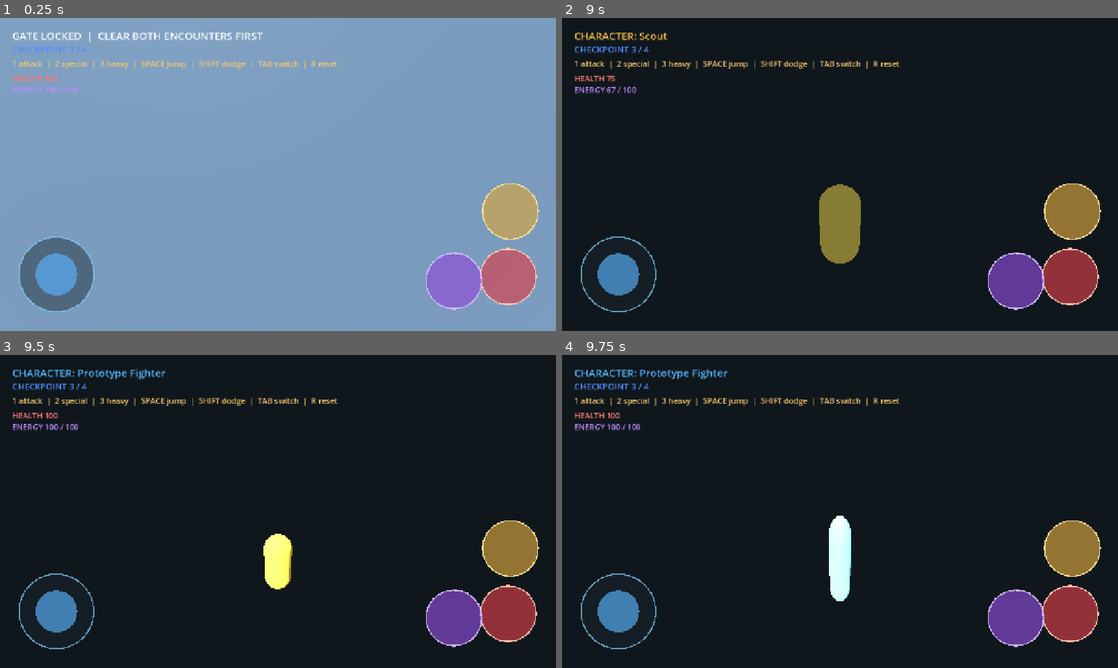
Above: before the commit, frames 1-4 (two rows, left to right).
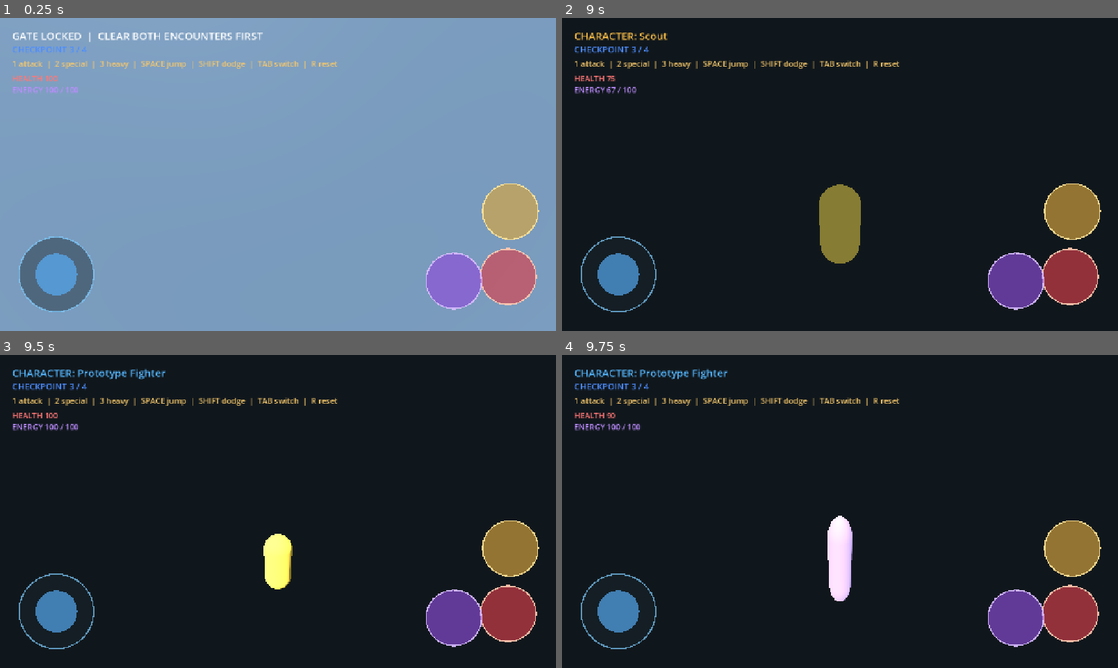
Above: after the commit, the same moments.

Repository: DJ5harma/hellscape
Game: Godot game, scene res://main.tscn
Two runs of this game, one before a commit and one after it. Both use one fixed random seed, a clock stepped at 60 frames per second and the inputs below.
Inputs (mouse positions are in pixels of both pictures, inside the frame that each line leads up to):
- Up to frame 1 (0.25 s): no input
- Up to frame 2 (9 s): tap Enter at 0.5 s; move the mouse to (867, 174) at 0.52 s; hold Up (ui_up) 0.53-5.78 s; tap Tab at 0.6, 1.35, 2.3, 3.05, 3.8, 4.55, 5.3, 5.85, 6.6, 7.55, 8.3 s; tap Space at 0.77, 1.52, 3.02, 3.77, 4.52, 6.02, 6.77, 7.52 s; move the mouse to (812, 174) at 1.27 s; move the mouse to (851, 168) at 2.02 s; tap 1 at 2.1, 7.35 s; move the mouse to (834, 180) at 2.77 s; tap 2 at 2.85, 8.1 s; move the mouse to (878, 177) at 3.52 s; tap 3 at 3.6, 8.85 s; move the mouse to (795, 171) at 4.27 s; tap Shift at 4.35 s; move the mouse to (845, 174) at 5.02 s; tap R at 5.1 s; move the mouse to (817, 168) at 5.77 s; hold Right (ui_right) 5.78-6.53 s; move the mouse to (867, 174) at 6.52 s; hold Up (ui_up) 6.53-8.78 s; move the mouse to (812, 174) at 7.27 s; move the mouse to (851, 168) at 8.02 s; move the mouse to (834, 180) at 8.77 s; hold Left (ui_left) from 8.78 s (still down)
- Up to frame 3 (9.5 s): keep holding Left (ui_left); tap Space at 9.02 s; tap Tab at 9.05 s
- Up to frame 4 (9.75 s): tap Space at 9.5 s; move the mouse to (878, 514) at 9.52 s; release Left (ui_left) at 9.53 s; hold Up (ui_up) from 9.53 s (still down); tap Shift at 9.6 s

Frames 1-3 are identical in both runs. In frame 4, 0.9% of the frame differs, in the area x 8-53%, y 18-79%.

Commit message:
reusable combat architecture

Diff:
--- /dev/null
+++ b/components/damage_info.gd
@@ -0,0 +1,13 @@
+extends RefCounted
+class_name DamageInfo
+
+var amount: int
+var damage_type: String
+var source: Node
+var knockback: Vector3
+
+func _init(value: int, type := "generic", attacker: Node = null, force := Vector3.ZERO) -> void:
+	amount = value
+	damage_type = type
+	source = attacker
+	knockback = force
--- /dev/null
+++ b/components/damageable.gd
@@ -0,0 +1,25 @@
+extends Node
+class_name Damageable
+
+signal damaged(info)
+signal died
+
+var max_health := 1
+var health := 1
+var invulnerability_time := 0.0
+
+func initialize(value: int) -> void:
+	max_health = value
+	health = value
+
+func _physics_process(delta: float) -> void:
+	invulnerability_time = maxf(invulnerability_time - delta, 0.0)
+
+func receive_damage(info, invulnerability := 0.0) -> void:
+	if info == null or invulnerability_time > 0.0 or health <= 0:
+		return
+	health = maxi(health - info.amount, 0)
+	invulnerability_time = invulnerability
+	damaged.emit(info)
+	if health == 0:
+		died.emit()
--- a/enemy.gd
+++ b/enemy.gd
@@ -1,4 +1,7 @@
 extends CharacterBody3D
+
+const DAMAGEABLE_SCRIPT := preload("res://components/damageable.gd")
+const DAMAGE_INFO_SCRIPT := preload("res://components/damage_info.gd")
 
 var target: CharacterBody3D
 var health := 3
@@ -7,9 +10,16 @@
 var attack_pending := false
 var speed := 2.3
 var visual: MeshInstance3D
+var damageable
 
 func _ready() -> void:
 	visual = get_node_or_null("MeshInstance3D")
+	damageable = DAMAGEABLE_SCRIPT.new()
+	damageable.name = "Damageable"
+	add_child(damageable)
+	damageable.initialize(health)
+	damageable.damaged.connect(_on_damaged)
+	damageable.died.connect(_on_died)
 
 func _physics_process(delta: float) -> void:
 	if not is_instance_valid(target):
@@ -38,15 +48,19 @@
 	move_and_slide()
 
 func take_damage(amount: int) -> void:
-	health -= amount
+	damageable.receive_damage(DAMAGE_INFO_SCRIPT.new(amount, "combat", null), 0.12)
+
+func _on_damaged(_info) -> void:
+	health = damageable.health
 	get_parent().play_feedback(220.0, 0.08)
 	if is_instance_valid(visual):
 		_set_visual_color(Color.WHITE)
 		var tween := create_tween()
 		tween.tween_method(_set_visual_color, Color.WHITE, Color("#d84c5c"), 0.18)
-	if health <= 0:
-		get_parent().enemy_defeated()
-		queue_free()
+
+func _on_died() -> void:
+	get_parent().enemy_defeated()
+	queue_free()
 
 func _set_visual_color(color: Color) -> void:
 	if not is_instance_valid(visual):
--- a/player.gd
+++ b/player.gd
@@ -1,4 +1,7 @@
 extends CharacterBody3D
+
+const DAMAGEABLE_SCRIPT := preload("res://components/damageable.gd")
+const DAMAGE_INFO_SCRIPT := preload("res://components/damage_info.gd")
 
 @export var look_sensitivity := 0.003
 @export var character_data: Resource
@@ -19,6 +22,7 @@
 var dodge_cooldown := 0.0
 var attack_damage := 1
 var attack_range := 3.0
+var damageable
 
 func _ready() -> void:
 	Input.mouse_mode = Input.MOUSE_MODE_CAPTURED
@@ -35,6 +39,12 @@
 	if character_data == null:
 		character_data = load("res://data/default_character.tres")
 	set_character_data(character_data)
+	damageable = DAMAGEABLE_SCRIPT.new()
+	damageable.name = "Damageable"
+	add_child(damageable)
+	damageable.initialize(character_data.max_health)
+	damageable.damaged.connect(_on_damaged)
+	damageable.died.connect(_on_died)
 
 func set_character_data(new_data: Resource) -> void:
 	character_data = new_data
@@ -46,6 +56,8 @@
 		var material := StandardMaterial3D.new()
 		material.albedo_color = character_data.visual_color
 		visual.material_override = material
+	if is_instance_valid(damageable):
+		damageable.initialize(character_data.max_health)
 
 func _unhandled_input(event: InputEvent) -> void:
 	if event is InputEventMouseMotion and Input.mouse_mode == Input.MOUSE_MODE_CAPTURED:
@@ -194,12 +206,15 @@
 	move_and_slide()
 
 func take_damage(amount: int) -> void:
-	if invulnerability_timer > 0.0:
-		return
+	damageable.receive_damage(DAMAGE_INFO_SCRIPT.new(amount, "combat", null), invulnerability_timer)
+
+func _on_damaged(_info) -> void:
+	health = damageable.health
 	get_parent().play_feedback(110.0, 0.12)
 	_play_action_animation(Color("#ff6464"), 0.85)
-	health -= amount
-	if health <= 0:
-		global_position = respawn_position
-		velocity = Vector3.ZERO
-		health = character_data.max_health
+
+func _on_died() -> void:
+	global_position = respawn_position
+	velocity = Vector3.ZERO
+	damageable.initialize(character_data.max_health)
+	health = character_data.max_health
--- a/ranged_enemy.gd
+++ b/ranged_enemy.gd
@@ -1,14 +1,23 @@
 extends CharacterBody3D
 
 const PROJECTILE_SCENE := preload("res://projectile.tscn")
+const DAMAGEABLE_SCRIPT := preload("res://components/damageable.gd")
+const DAMAGE_INFO_SCRIPT := preload("res://components/damage_info.gd")
 
 var target: CharacterBody3D
 var health := 4
 var shot_cooldown := 1.0
 var visual: MeshInstance3D
+var damageable
 
 func _ready() -> void:
 	visual = get_node_or_null("MeshInstance3D")
+	damageable = DAMAGEABLE_SCRIPT.new()
+	damageable.name = "Damageable"
+	add_child(damageable)
+	damageable.initialize(health)
+	damageable.damaged.connect(_on_damaged)
+	damageable.died.connect(_on_died)
 
 func _physics_process(delta: float) -> void:
 	if not is_instance_valid(target):
@@ -47,15 +56,19 @@
 		tween.tween_method(_set_visual_color, Color("#ffdf62"), Color("#a65de0"), 0.2)
 
 func take_damage(amount: int) -> void:
-	health -= amount
+	damageable.receive_damage(DAMAGE_INFO_SCRIPT.new(amount, "combat", null), 0.12)
+
+func _on_damaged(_info) -> void:
+	health = damageable.health
 	get_parent().play_feedback(420.0, 0.08)
 	if is_instance_valid(visual):
 		_set_visual_color(Color.WHITE)
 		var tween := create_tween()
 		tween.tween_method(_set_visual_color, Color.WHITE, Color("#a65de0"), 0.18)
-	if health <= 0:
-		get_parent().enemy_defeated()
-		queue_free()
+
+func _on_died() -> void:
+	get_parent().enemy_defeated()
+	queue_free()
 
 func _set_visual_color(color: Color) -> void:
 	if not is_instance_valid(visual):
Not shown, changed: ARCHITECTURE.md
